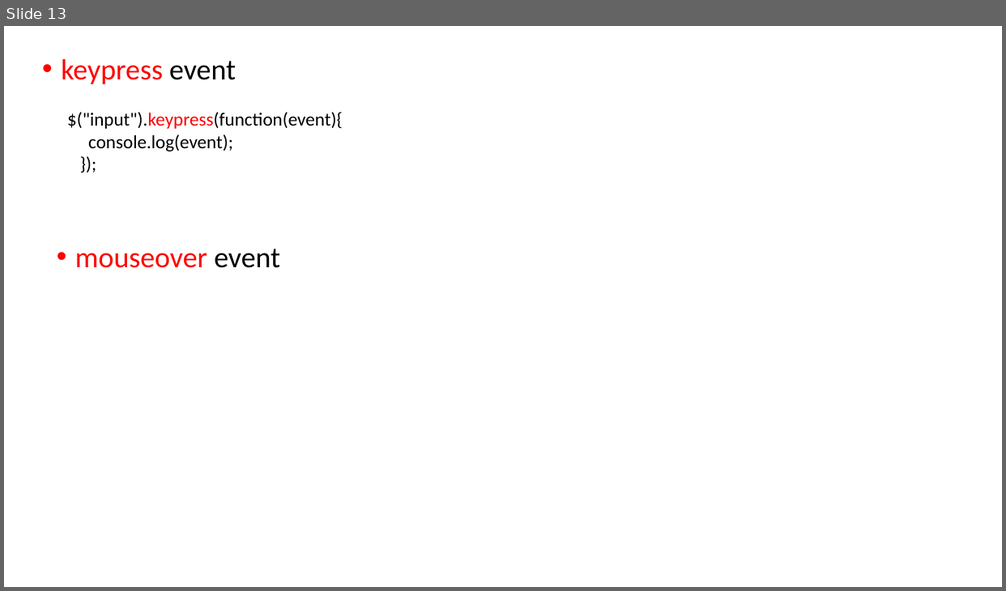
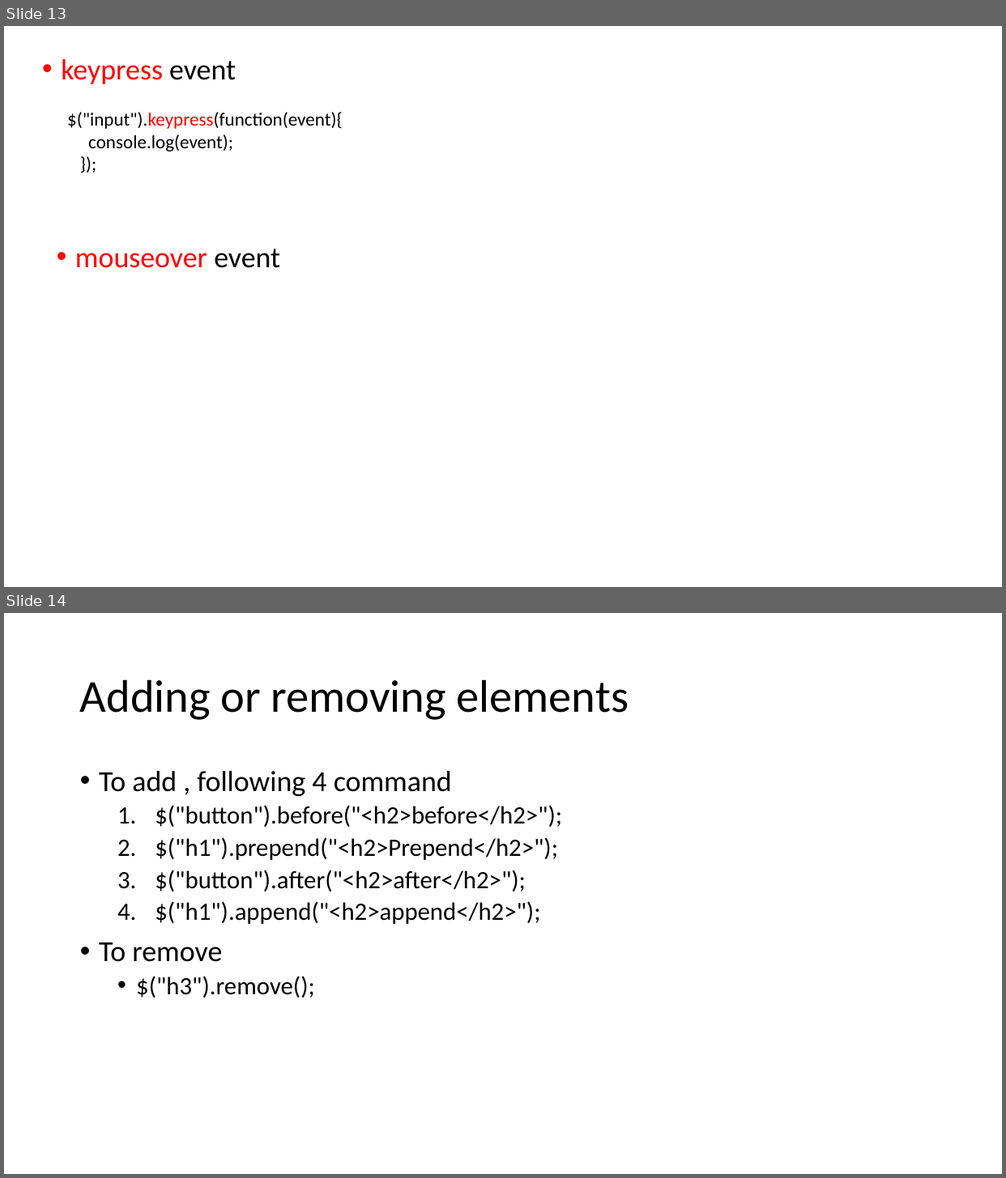
Before and after one commit to aroranishant8/WebDevelopment, a slide deck: Presentations/Section14_Jquery.pptx. Shown one above the other, each under a label of ours: slide 13 before the commit, slides 13 and 14 after it. The pictures are 1006x591 and 1006x1178 pixels, drawn with LibreOffice and Linux fonts; fonts in the diff are those of the drawing. Boxes give left, top, right and bottom in pixels: in the first picture for what was removed or moved away, otherwise in the second. Text is boxed around its words. In the diff, an @@ line names an element or a change of style, - is before the commit and + after.

```diff
--- a/Presentations/Section14_Jquery.pptx
+++ b/Presentations/Section14_Jquery.pptx
@@ slide 14 added at [4, 613, 1002, 1174], background #FFFFFF @@
@@ title added at [80, 679, 629, 720], 44 pt, text #000000 @@
+Adding or removing elements
@@ text added at [99, 771, 562, 998], 24 pt, text #000000 @@
+• To add , following 4 command
+  1. $("button").before("<h2>before</h2>");
+  2. $("h1").prepend("<h2>Prepend</h2>");
+  3. $("button").after("<h2>after</h2>");
+  4. $("h1").append("<h2>append</h2>");
+• To remove
+  • $("h3").remove();
```
Also in this commit, not shown: 4 slides changed, 2 other slides added, 1 slide removed, 11 other files.
